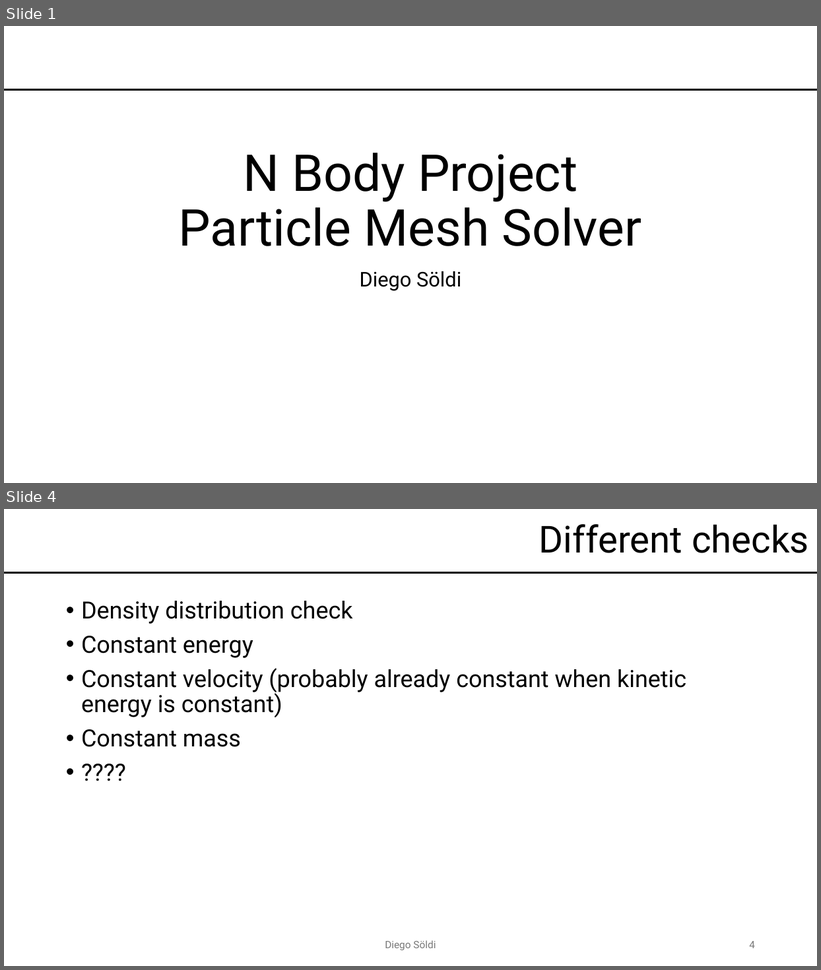
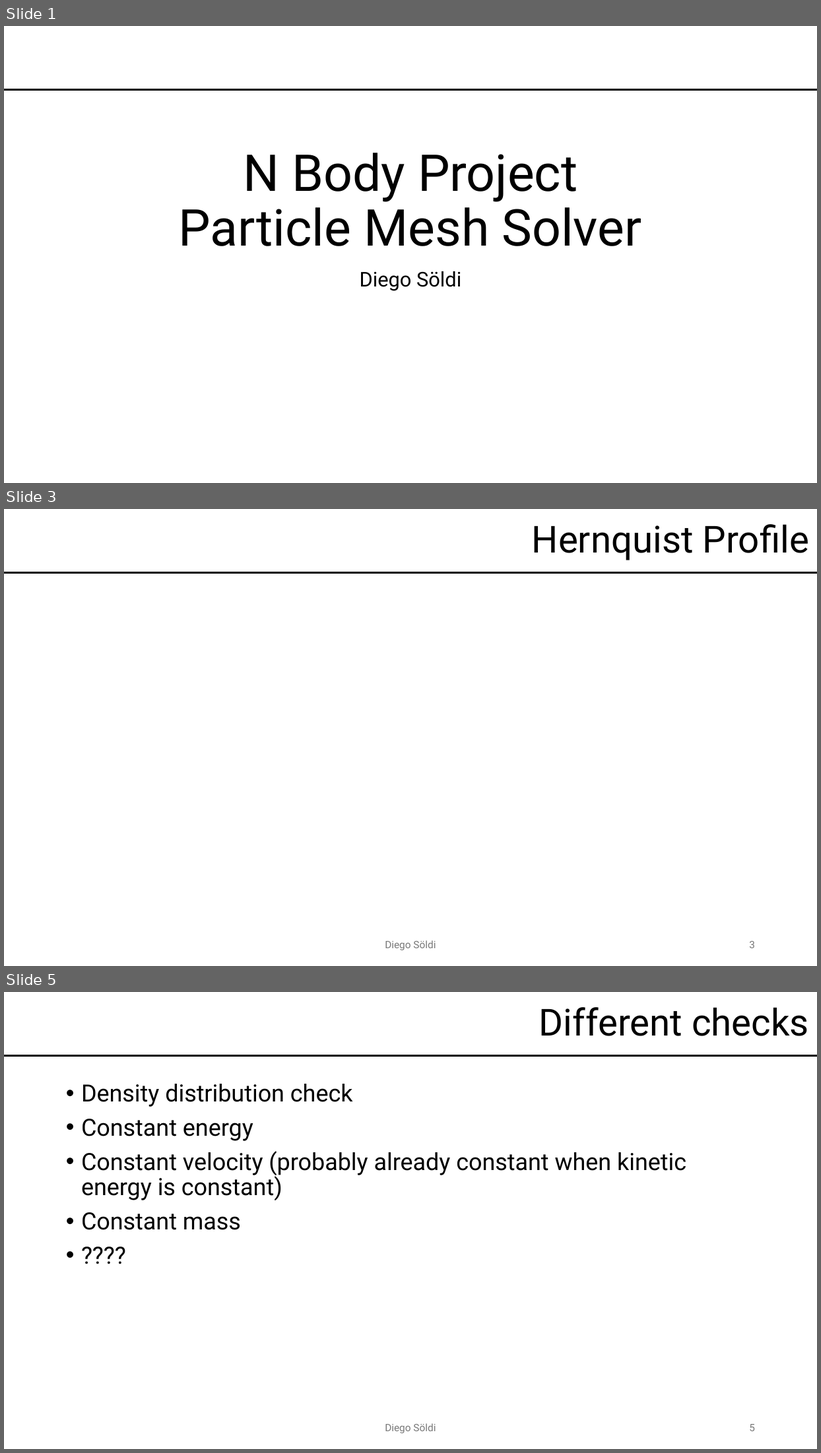
Before and after one commit to DSoeldi/N_Body, a slide deck: Astro_Presentation.pptx. Shown one above the other, each under a label of ours: slides 1 and 4 before the commit, slides 1, 3 and 5 after it; the slides between them are not shown. The pictures are 821x970 and 821x1453 pixels, drawn with LibreOffice and Linux fonts; fonts in the diff are those of the drawing; background and template pictures are left out. Boxes give left, top, right and bottom in pixels: in the first picture for what was removed or moved away, otherwise in the second. Text is boxed around its words. In the diff, an @@ line names an element or a change of style, - is before the commit and + after.

```diff
--- a/Astro_Presentation.pptx
+++ b/Astro_Presentation.pptx
@@ slide 3 added at <box>4,509,817,966</box>, background #FFFFFF; not listed: 1 template element that a slide beside it also shows @@
@@ title added at <box>532,524,809,560</box>, 44 pt, text #000000 @@
+Hernquist Profile
@@ text added at <box>385,941,436,951</box>, 12 pt, text #797979 @@
+Diego Söldi
@@ page number added at <box>749,941,755,949</box>, 12 pt, text #797979 @@
+3
@@ what was slide 4 is now slide 5 @@
@@ page number at <box>749,1424,755,1432</box>: text changed @@
-4
+5
```
Also in this commit, not shown: 2 slides changed, 3 other slides added, 27 other files.
